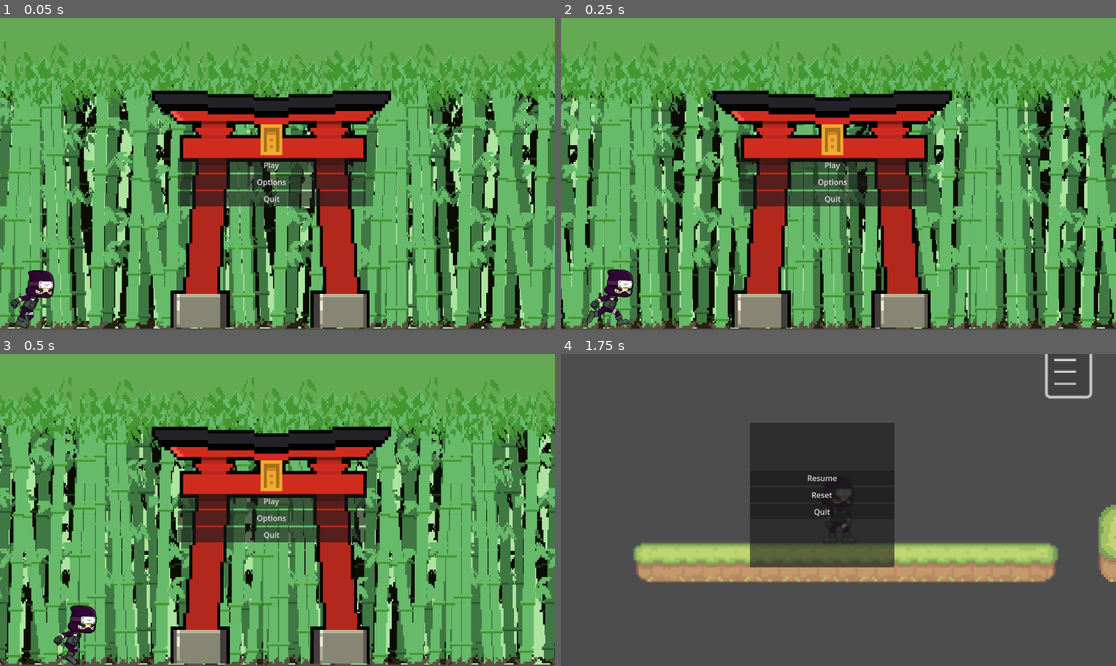
Above: before the commit, frames 1-4 (two rows, left to right).
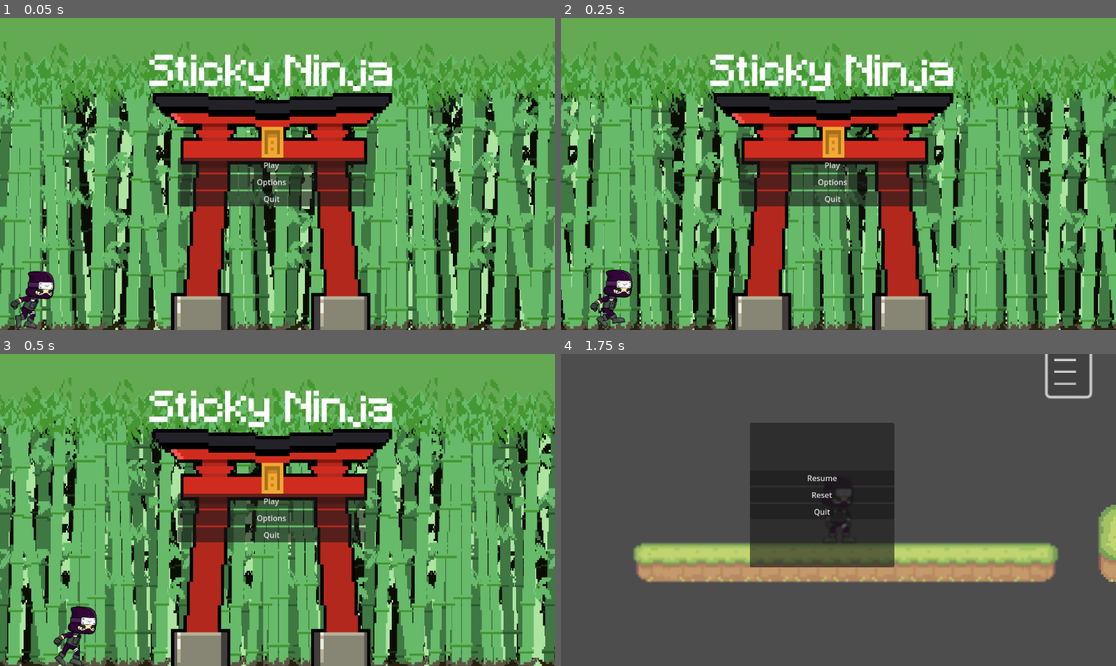
Above: after the commit, the same moments.

Repository: KookyKiwi/Sticky_Ninja
Game: Godot game, scene res://Scenes/main_menu.tscn
Same seed, same stepped clock (60 frames per second), same inputs: the game is played once before the commit and once after it.
Inputs:
- Up to frame 1 (0.05 s): no input
- Up to frame 2 (0.25 s): no input
- Up to frame 3 (0.5 s): no input
- Up to frame 4 (1.75 s): click "Play" at 0.5 s; click "|||" at 1.25 s

The runs differ from the first frame. In frame 1, 12% of the frame differs, in the area x 0-100%, y 11-100%; in frame 2, 12%; in frame 3, 12%; in frame 4, nothing differs.

Commit message:
Added title

Diff:
--- a/Scenes/main_menu.tscn
+++ b/Scenes/main_menu.tscn
@@ -7,6 +7,7 @@
 [ext_resource type="Texture2D" uid="uid://c74lha77bacq2" path="res://Assests/Sprites/BackGrounds/3.png" id="5_i8psg"]
 [ext_resource type="Texture2D" uid="uid://1acp1wq03olg" path="res://Assests/Sprites/BackGrounds/bamboo_forest_objects1.png" id="6_mjt5j"]
 [ext_resource type="Texture2D" uid="uid://chwdbf68y1bls" path="res://Assests/Sprites/ninjaadventurenew/png/Run__000.png" id="7_cimwp"]
+[ext_resource type="Texture2D" uid="uid://dtcv3dedffcdu" path="res://Assests/Title.png" id="7_kqraq"]
 [ext_resource type="Texture2D" uid="uid://xaheu2q7tvud" path="res://Assests/Sprites/ninjaadventurenew/png/Run__001.png" id="8_q23gq"]
 [ext_resource type="Texture2D" uid="uid://bycs4wssxha21" path="res://Assests/Sprites/ninjaadventurenew/png/Run__002.png" id="9_h6oyd"]
 [ext_resource type="Texture2D" uid="uid://cweauf3tvk6hp" path="res://Assests/Sprites/ninjaadventurenew/png/Run__003.png" id="10_vb220"]
@@ -96,8 +97,8 @@
 repeat_times = 100
 
 [node name="Sprite2D" type="Sprite2D" parent="Green"]
-position = Vector2(570.5, 318)
-scale = Vector2(3.59688, 3.58889)
+position = Vector2(571.5, 319.5)
+scale = Vector2(3.59063, 3.60556)
 texture = ExtResource("2_dlrq1")
 
 [node name="Black_Bamboo" type="Parallax2D" parent="."]
@@ -106,8 +107,8 @@
 repeat_times = 100
 
 [node name="Sprite2D" type="Sprite2D" parent="Black_Bamboo"]
-position = Vector2(580.5, 391.5)
-scale = Vector2(3.62812, 4.38333)
+position = Vector2(580.5, 393)
+scale = Vector2(3.62812, 4.4)
 texture = ExtResource("3_80j2i")
 
 [node name="Green_Bamboo" type="Parallax2D" parent="."]
@@ -116,8 +117,8 @@
 repeat_times = 100
 
 [node name="Sprite2D" type="Sprite2D" parent="Green_Bamboo"]
-position = Vector2(574.5, 392)
-scale = Vector2(3.61562, 4.38889)
+position = Vector2(574.5, 396)
+scale = Vector2(3.61562, 4.43333)
 texture = ExtResource("4_2uw8p")
 
 [node name="Greener_Bamboo" type="Parallax2D" parent="."]
@@ -126,16 +127,20 @@
 repeat_times = 100
 
 [node name="Sprite2D" type="Sprite2D" parent="Greener_Bamboo"]
-position = Vector2(581, 400.5)
-scale = Vector2(3.6625, 4.50556)
+position = Vector2(581, 401.5)
+scale = Vector2(3.6625, 4.51667)
 texture = ExtResource("5_i8psg")
 
 [node name="Temple" type="Parallax2D" parent="."]
 
 [node name="Sprite2D" type="Sprite2D" parent="Temple"]
-position = Vector2(557.5, 439)
+position = Vector2(559, 444)
 scale = Vector2(6.45745, 7.03371)
 texture = ExtResource("6_mjt5j")
+
+[node name="Title" type="Sprite2D" parent="."]
+position = Vector2(559, 110)
+texture = ExtResource("7_kqraq")
 
 [node name="Ninja" type="Parallax2D" parent="."]
 repeat_size = Vector2(1180, 0)
@@ -144,10 +149,12 @@
 
 [node name="AnimatedSprite2D" type="AnimatedSprite2D" parent="Ninja"]
 texture_filter = 2
-position = Vector2(50, 580)
+position = Vector2(50, 582)
 scale = Vector2(0.282, 0.282)
 sprite_frames = SubResource("SpriteFrames_7whsg")
 animation = &"run"
+frame = 4
+frame_progress = 0.760993
 
 [connection signal="pressed" from="MarginContainer/VBoxContainer/Play" to="." method="_on_play_pressed"]
 [connection signal="pressed" from="MarginContainer/VBoxContainer/Options" to="." method="_on_options_pressed"]
Binary file added: Assests/Title.png
Not shown, added: Assests/Title.png.import
Not shown: 1 places in Scenes/main_menu.tscn that only renumber resources
